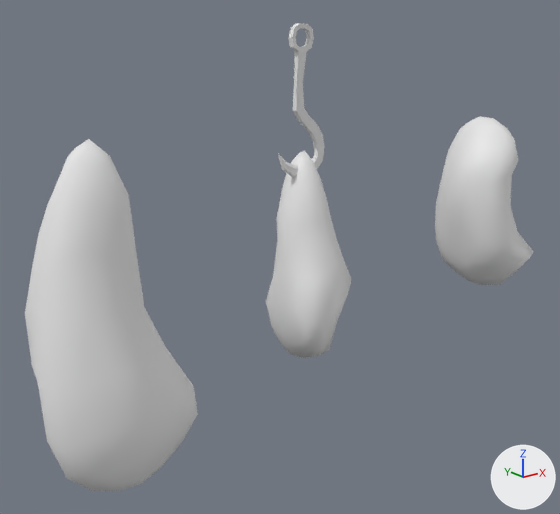
Before and after pictures for a commit that changed the Blender file ArtSources/meatOnHook.blend.
Camera for both pictures: a 50 mm lens placed at (-5.62, -6.66, 5.16), pointed at (-0.14, 0.2, 2.42). Arrows for +X, +Y and +Z are at lower right; the lights stay in place.

The first picture shows 'hook', 'meat_1', 'meat_2', 'meat_3'.
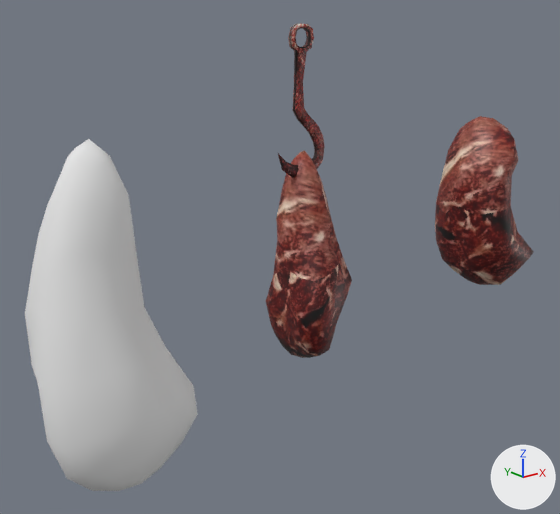
Location of each change, (x1, y1, x2, y2) in pixels of the pictures (560 x 514 px; the box of a moved part takes in the faces that stretch with it):
'meat_2', recoloured, surface changed (grey to brown)
    both: (435, 116, 533, 285)
'meat_3', recoloured, surface changed (grey to brown)
    both: (266, 150, 352, 358)
part 3 of me_cube_001, moved or reshaped
    both: (278, 23, 318, 170)
part 4 of me_cube_001, recoloured (grey to brown)
    both: (280, 23, 325, 178)

Diff of the bpy script that builds the scene:
```diff
--- a/ArtSources/meatOnHook.blend.py
+++ b/ArtSources/meatOnHook.blend.py
@@ img_meathooktexture_1_png @@
+img_meathooktexture_1_png = load_image('meatHookTexture_1.png', '../Assets/Models/Textures/meatHookTexture_1.png', 256, 256, 'sRGB')
@@ img_meattexture_1_jpg @@
+img_meattexture_1_jpg = load_image('meatTexture_1.jpg', '../Assets/Models/Textures/meatTexture_1.jpg', 256, 246, 'sRGB')
@@ mat_meathooktexture_1_png @@
+mat_meathooktexture_1_png = principled_material('meatHookTexture_1.png')
+mat_meathooktexture_1_png.texture = img_meathooktexture_1_png
@@ mat_meattexture_1_jpg @@
+mat_meattexture_1_jpg = principled_material('meatTexture_1.jpg')
+mat_meattexture_1_jpg.texture = img_meattexture_1_jpg
@@ me_icosphere_002 @@
 me_icosphere_002.from_pydata(...)  # 162 vertices, 320 faces; spans x -0.37..0.48, y -0.61..0.36, z -1.55..1.02
 # used by ob_meat_3; location = (-0.02, -0.01, 2.67)
+# me_icosphere_002 part 1: texture (UV) coordinates changed
+me_icosphere_002.materials.append(mat_meattexture_1_jpg)  # picture img_meattexture_1_jpg
@@ me_icosphere_001 @@
 me_icosphere_001.from_pydata(...)  # 162 vertices, 320 faces; spans x -0.53..0.62, y -0.76..0.56, z -1.14..1.3
 # used by ob_meat_2; location = (3.18, 0.0, 2.53)
+# me_icosphere_001 part 2: texture (UV) coordinates changed
+me_icosphere_001.materials.append(mat_meattexture_1_jpg)  # picture img_meattexture_1_jpg
@@ me_cube_001 @@
 # used by ob_hook; location = (-0.02, 0.0, 4.47); rotation_euler = (0.0, 0.0478, 0.0), in degrees (0, 2.7, 0)
-me_cube_001.from_pydata(...)  # 125 vertices, 126 faces; spans x -0.27..0.4, y -0.04..0.04, z -1.08..0.59
+me_cube_001.from_pydata(...)  # 180 vertices, 126 faces; spans x -0.27..0.4, y -0.04..0.04, z -1.08..0.59
+# me_cube_001 part 3
+# 59 faces are deleted
+# 45 vertices are added at x -0.27..0.4, y -0.03..0.03, z -1.08..0.54
+# 5 new vertices lie (0.01, 0.04, 0.0) away from vertices in x 0.05..0.15, y -0.04, z 0.31..0.59
+# 5 new vertices lie (-0.01, -0.04, 0.0) away from vertices in x -0.16..-0.06, y 0.04, z 0.31..0.59
+# 59 new faces join them
+# me_cube_001 part 4: 67 faces spanning x -0.27..0.4, y -0.04..0.04, z -1.08..0.59 switch from no material to mat_meathooktexture_1_png (picture img_meathooktexture_1_png)
```
